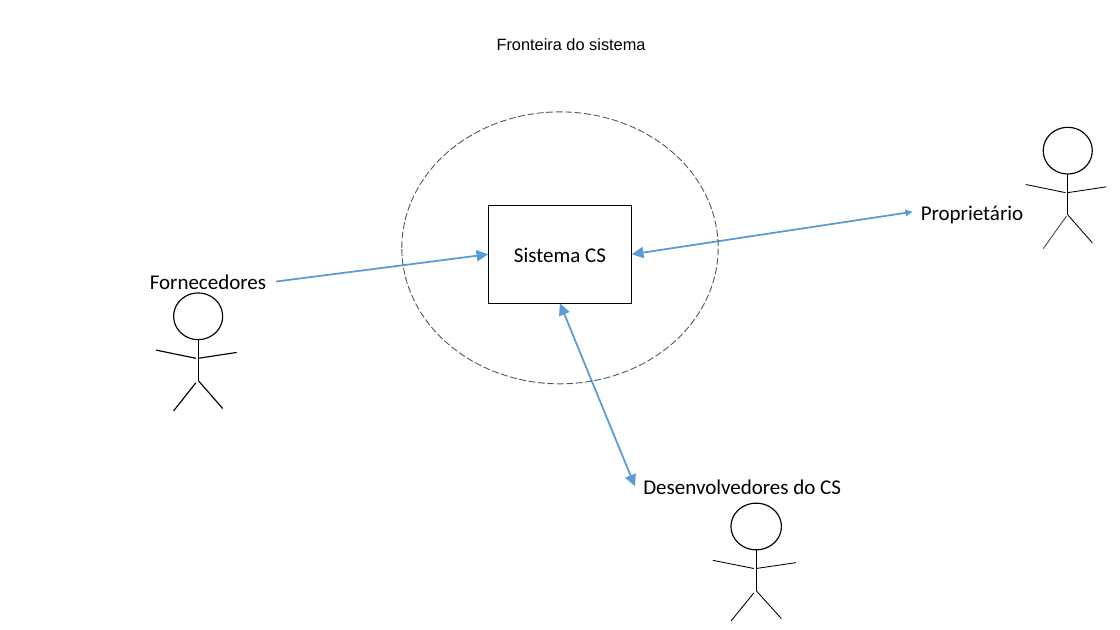
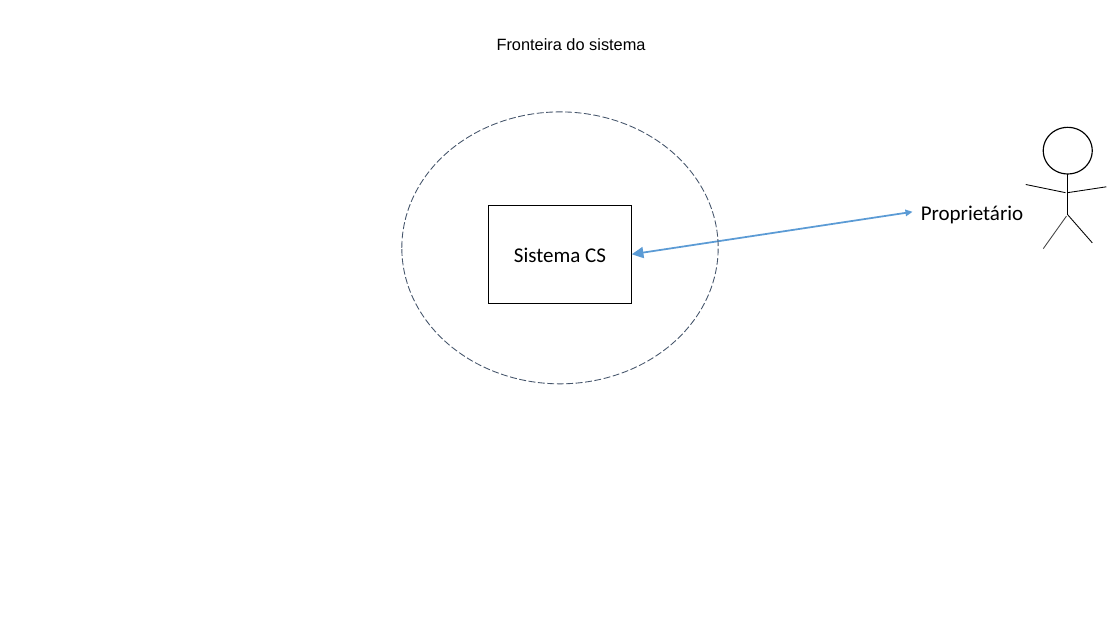
Before and after one commit to OSPrevencao/O.S.PREVEN-O, a slide deck: slide 1 of Análise do Sistema/Análise do Problema/Fronteira Sistêmica/10 - Fronteira Sist+¬mica.pptx. Drawn at 1120x630 pixels with LibreOffice and Linux fonts; fonts in the diff are those of the drawing. Boxes give left, top, right and bottom in pixels: in the first picture for what was removed or moved away, otherwise in the second. Text is boxed around its words. In the diff, an @@ line names an element or a change of style, - is before the commit and + after.

Commit message:
atualização de erros
atualizado com os respectivos Usuários

```diff
--- a/Análise do Sistema/Análise do Problema/Fronteira Sistêmica/10 - Fronteira Sist+¬mica.pptx
+++ b/Análise do Sistema/Análise do Problema/Fronteira Sistêmica/10 - Fronteira Sist+¬mica.pptx
@@ arrow removed from (276, 281) to (488, 255) @@
@@ text removed at <box>150,274,266,296</box> @@
-Fornecedores
@@ double arrow removed from (635, 486) to (560, 303) @@
@@ group removed at <box>156,293,237,411</box>: 5 lines, 1 ellipse @@
@@ text removed at <box>643,479,841,494</box> @@
-Desenvolvedores do CS
@@ group removed at <box>713,503,796,621</box>: 5 lines, 1 ellipse @@
```
